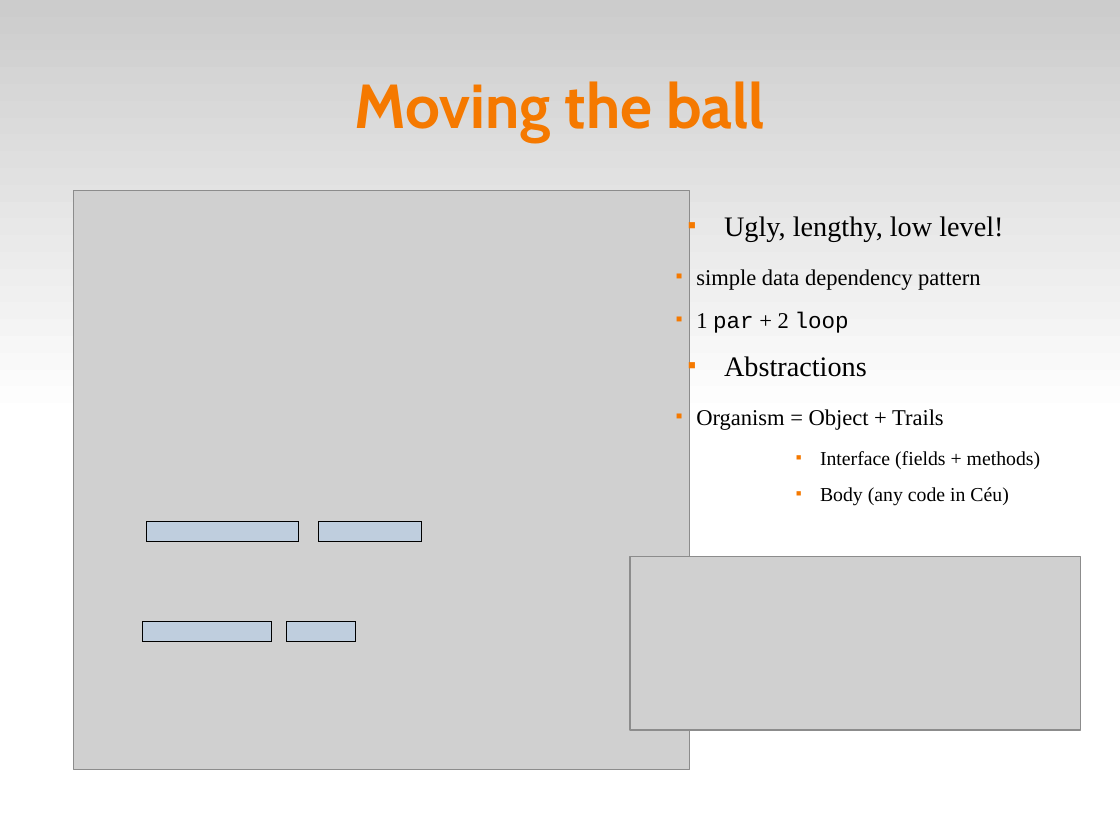
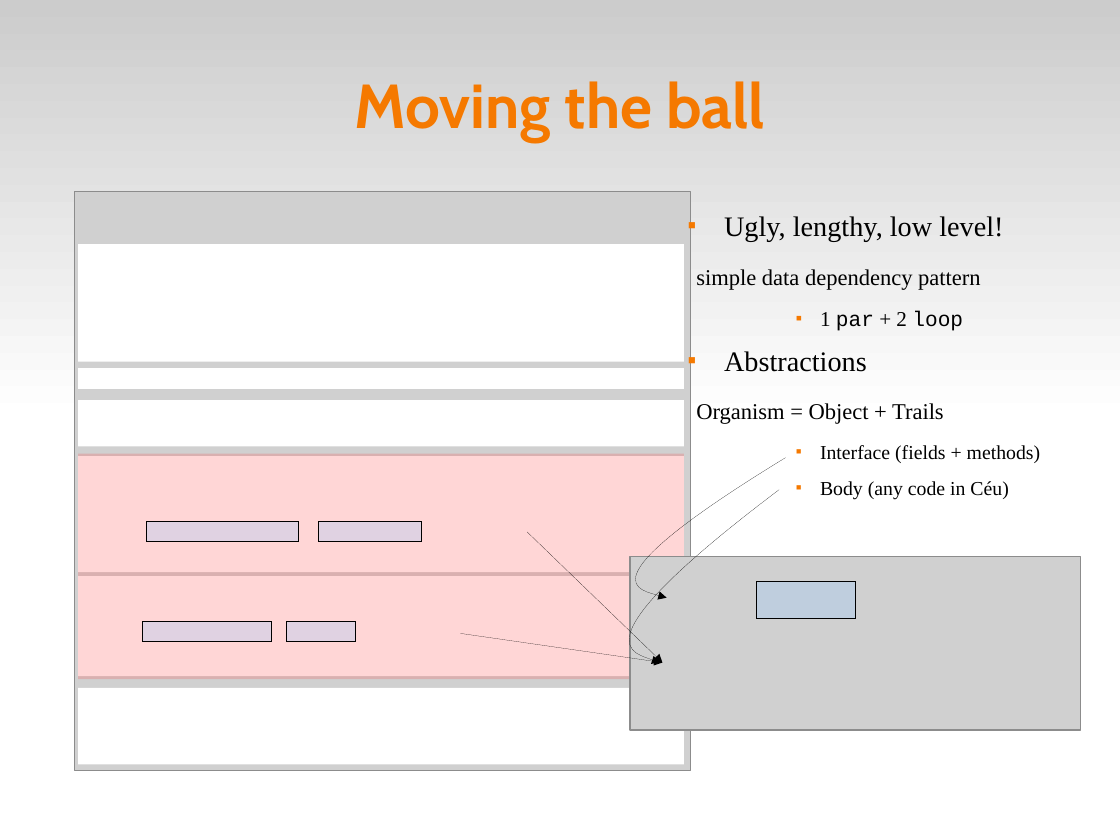
Before and after one commit to fsantanna-no/ceu-docs, a slide deck: slide 8 of ceu_curryon.odp. Drawn at 1120x840 pixels with LibreOffice and Linux fonts; fonts in the diff are those of the drawing; grey boxes stand for pictures. Boxes give left, top, right and bottom in pixels: in the first picture for what was removed or moved away, otherwise in the second. Text is boxed around its words. In the diff, an @@ line names an element or a change of style, - is before the commit and + after.

```diff
--- a/ceu_curryon.odp
+++ b/ceu_curryon.odp
@@ rectangle added at (78,244,684,362), fill #FFFFFF @@
@@ text at (820,311,963,331): size 16 to 15 pt in "1 par + 2 loop"; list level 2 to 3 in "1 par + 2 loop" @@
@@ rectangle added at (78,368,684,389), fill #FFFFFF @@
@@ rectangle added at (78,400,684,447), fill #FFFFFF @@
@@ rectangle added at (78,473,684,557), fill #FFFFFF @@
@@ rectangle added at (78,456,684,473), fill #FFFFFF @@
@@ rectangle added at (78,453,684,679), fill #FF3333 at 20% opacity @@
@@ freeform shape added at (646,457,786,598), outline #000000 0 pt @@
@@ freeform shape added at (640,490,780,663), outline #000000 0 pt @@
@@ arrow added from (527, 533) to (663, 663), #000000 0 pt @@
@@ rectangle added at (78,556,684,572), fill #FFFFFF @@
@@ rectangle added at (78,576,684,661), fill #FFFFFF @@
@@ rectangle added at (757,582,857,619), fill #99CCFF at 30% opacity, outline #000000 0 pt @@
@@ arrow added from (460, 633) to (663, 663), #000000 0 pt @@
@@ rectangle added at (78,688,684,764), fill #FFFFFF @@
@@ rectangle added at (78,661,684,677), fill #FFFFFF @@
```
Also in this commit, not shown: 4 other slides changed, 2 slides added, 1 slide removed, 3 other files.
